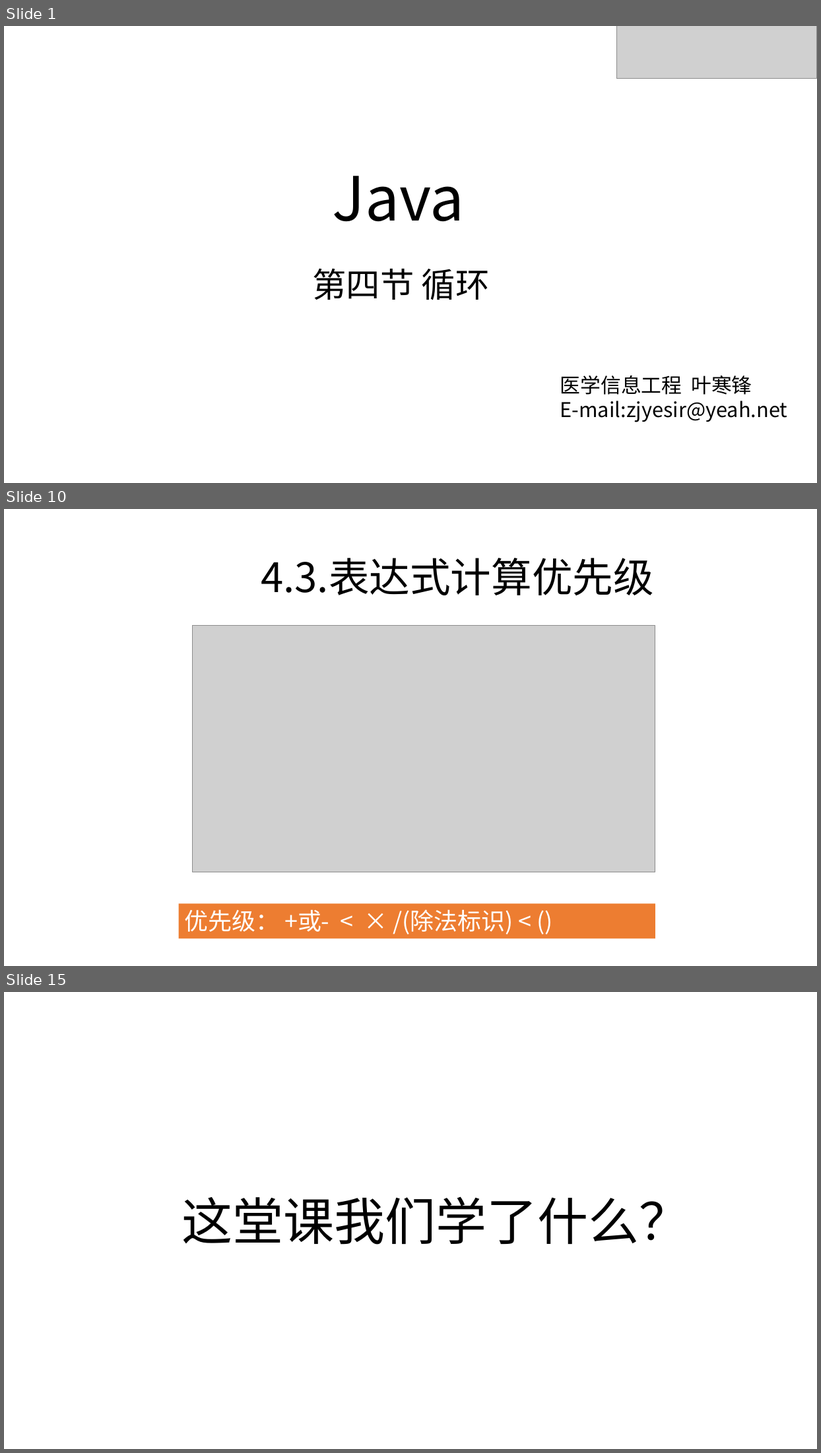
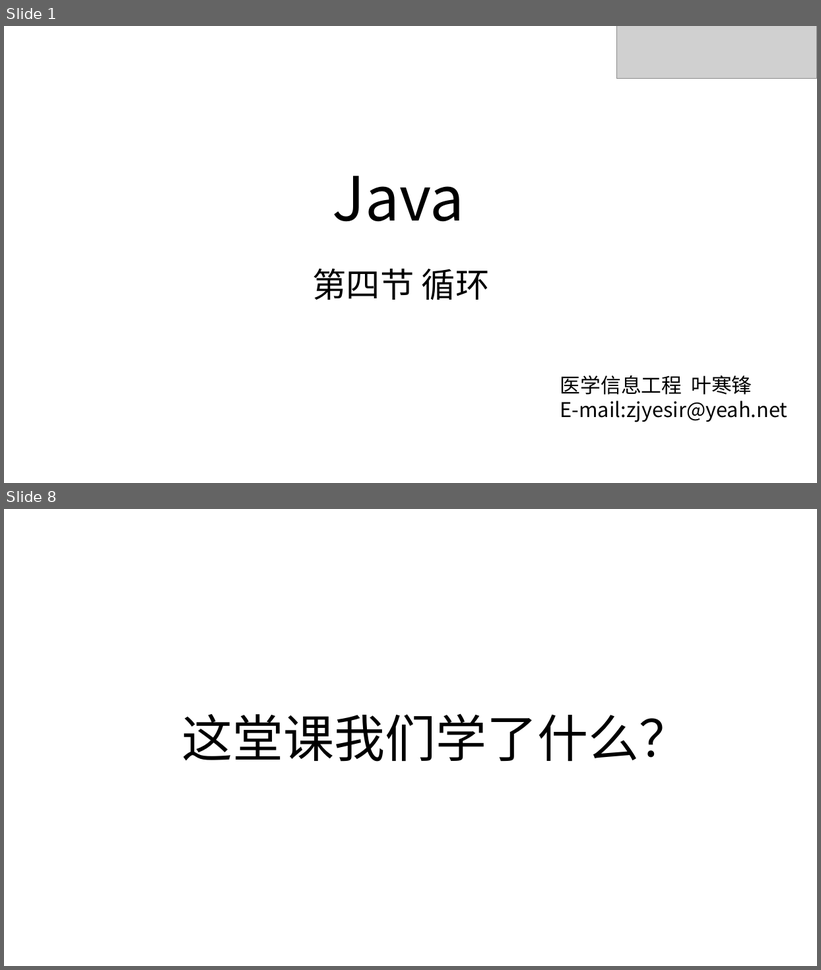
Before and after one commit to zjyesir/hmc_java_1, a slide deck: ppt/2.2循环.pptx. Shown one above the other, each under a label of ours: slides 1, 10 and 15 before the commit, slides 1 and 8 after it; the slides between them are not shown. The pictures are 821x1453 and 821x970 pixels, drawn with LibreOffice and Linux fonts; fonts in the diff are those of the drawing; grey boxes stand for pictures; background and template pictures are left out. Boxes give left, top, right and bottom in pixels: in the first picture for what was removed or moved away, otherwise in the second. Text is boxed around its words. In the diff, an @@ line names an element or a change of style, - is before the commit and + after.

```diff
--- a/ppt/2.2循环.pptx
+++ b/ppt/2.2循环.pptx
@@ slide 10 removed at [4,509,817,966], background picture (left out) @@
@@ text removed at [261,558,653,595] @@
-4.3.表达式计算优先级
@@ picture removed at [193,626,655,872] @@
@@ rectangle removed at [178,904,655,939] @@
-优先级： +或- < × /(除法标识) < ()
@@ what was slide 15 is now slide 8 @@
```
Also in this commit, not shown: 1 slide changed, 6 slides added, 11 other slides removed, 4 other files.
